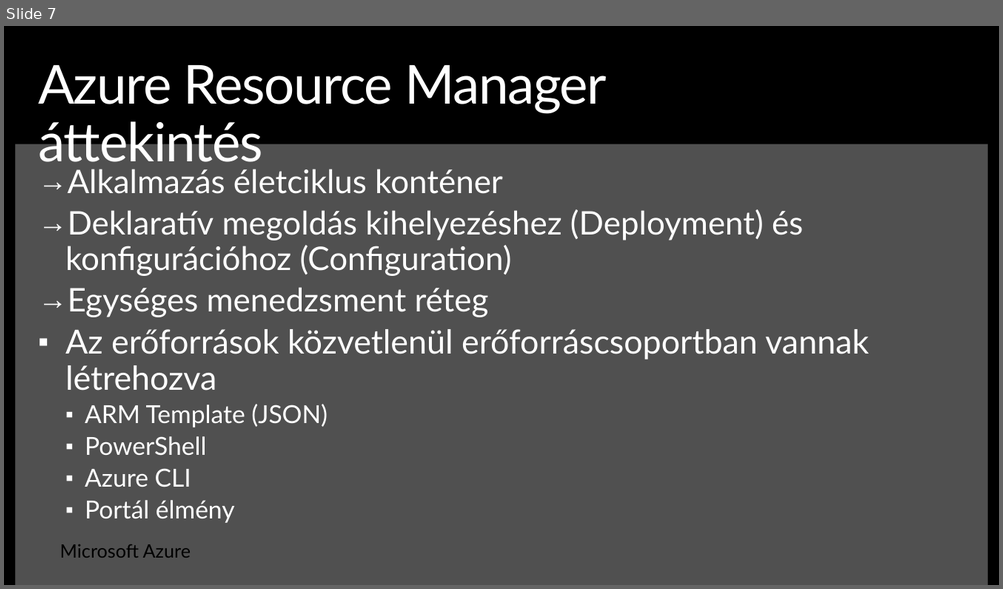
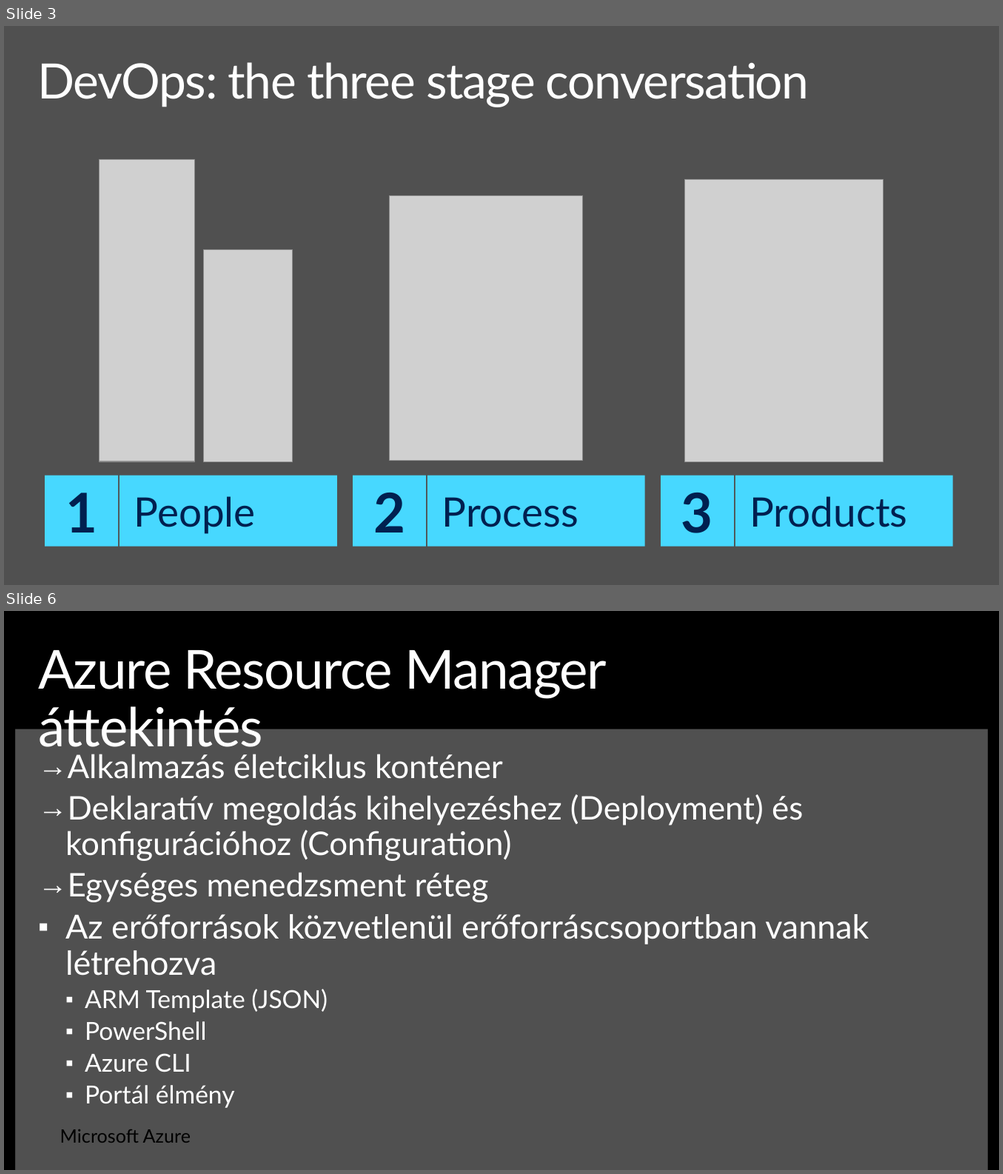
Before and after one commit to ITForumHungary/ITForum2016-DevOps, a slide deck: Session1-Introduction_to_DevOps-Infrastructure_as_Code/Presentation-Session1-Intro_to_DevOps-IaC.pptx. Shown one above the other, each under a label of ours: slide 7 before the commit, slides 3 and 6 after it; the slides between them are not shown. The pictures are 1003x589 and 1003x1174 pixels, drawn with LibreOffice and Linux fonts; fonts in the diff are those of the drawing; grey boxes stand for pictures; background and template pictures are left out. Boxes give left, top, right and bottom in pixels: in the first picture for what was removed or moved away, otherwise in the second. Text is boxed around its words. In the diff, an @@ line names an element or a change of style, - is before the commit and + after.

```diff
--- a/Session1-Introduction_to_DevOps-Infrastructure_as_Code/Presentation-Session1-Intro_to_DevOps-IaC.pptx
+++ b/Session1-Introduction_to_DevOps-Infrastructure_as_Code/Presentation-Session1-Intro_to_DevOps-IaC.pptx
@@ slide 3 added at (4, 26, 999, 585), background #505050 @@
@@ title added at (37, 62, 808, 107), 48 pt, text #FFFFFF @@
+DevOps: the three stage conversation
@@ picture added at (684, 180, 882, 462) @@
@@ picture added at (390, 195, 583, 460) @@
@@ group added at (45, 160, 337, 547): 2 rectangles, 2 pictures @@
+1
+People
@@ rectangle added at (353, 476, 426, 547), fill #47D8FF, 54 pt, text #002050, bold @@
+2
@@ rectangle added at (427, 476, 645, 547), fill #47D8FF, 40 pt, text #002050 @@
+Process
@@ rectangle added at (660, 476, 734, 547), fill #47D8FF, 54 pt, text #002050, bold @@
+3
@@ rectangle added at (735, 476, 953, 547), fill #47D8FF, 40 pt, text #002050 @@
+Products
@@ what was slide 7 is now slide 6 @@
```
Also in this commit, not shown: 4 other slides added, 15 slides removed, 5 other files.
